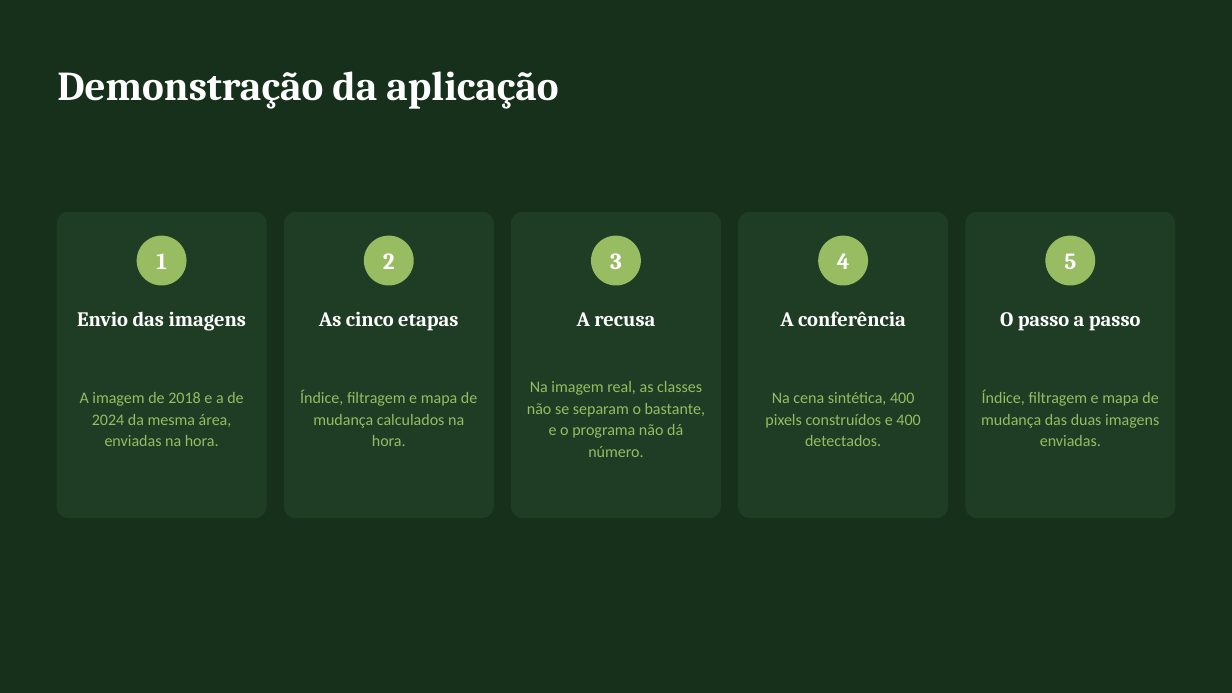
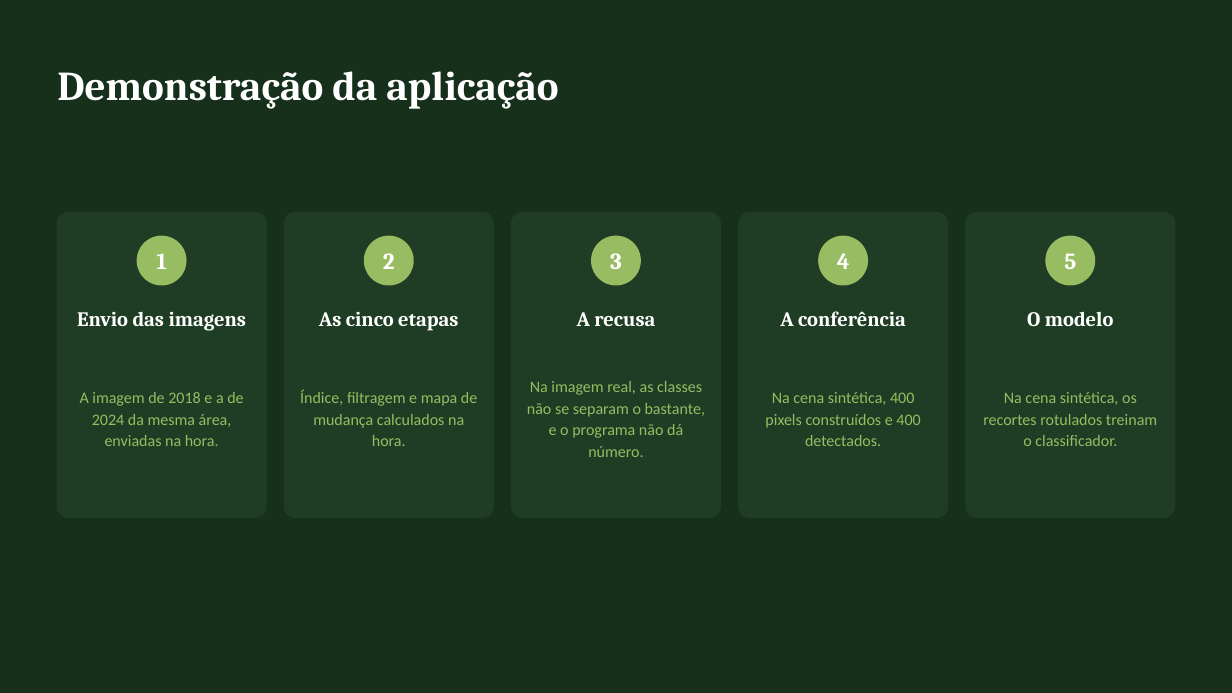
Before and after one commit to DevAndreMassarente/aps-desmatamento-satelite, a slide deck: slide 6 of entrega/apresentacao-defesa.pptx. Drawn at 1232x693 pixels with LibreOffice and Linux fonts; fonts in the diff are those of the drawing. Boxes give left, top, right and bottom in pixels: in the first picture for what was removed or moved away, otherwise in the second. Text is boxed around its words. In the diff, an @@ line names an element or a change of style, - is before the commit and + after.

```diff
--- a/entrega/apresentacao-defesa.pptx
+++ b/entrega/apresentacao-defesa.pptx
@@ text at <box>1027,311,1113,326</box>: text changed @@
-O passo a passo
+O modelo
@@ text at <box>983,392,1157,446</box>: text changed @@
-Índice, filtragem e mapa de mudança das duas imagens enviadas.
+Na cena sintética, os recortes rotulados treinam o classificador.
```
Also in this commit, not shown: 2 other slides changed, 10 other files.
